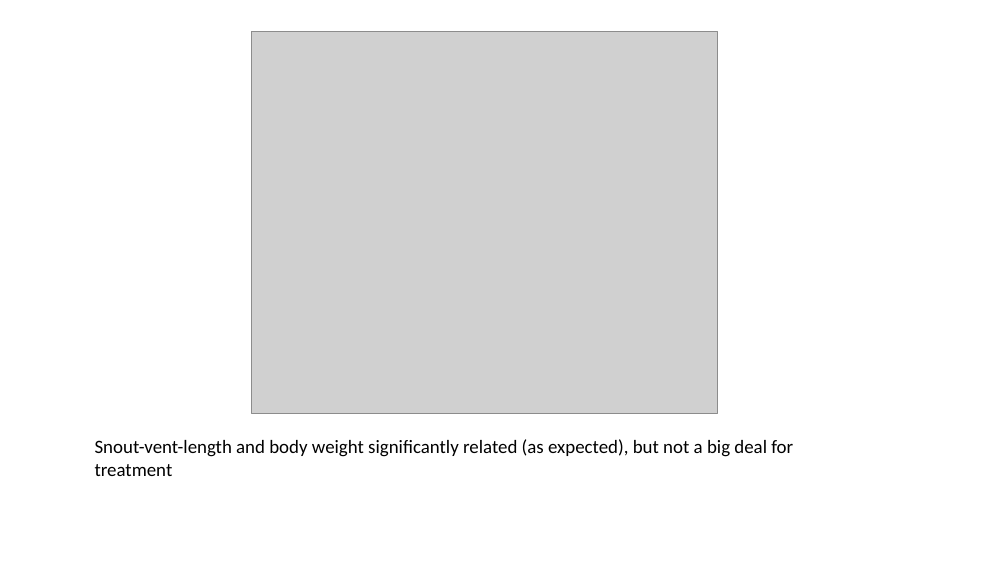
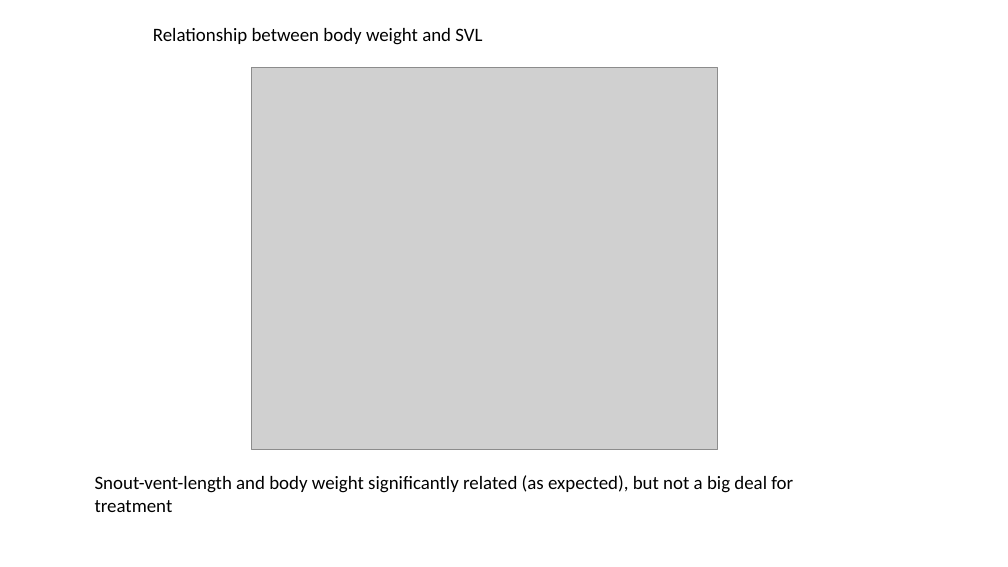
Before and after one commit to amphibian-exeff/vanmeter_salamander_exposures, a slide deck: slide 5 of pptx/vanmeter_salamander_exposures.pptx. Drawn at 1008x567 pixels with LibreOffice and Linux fonts; fonts in the diff are those of the drawing; grey boxes stand for pictures. Boxes give left, top, right and bottom in pixels: in the first picture for what was removed or moved away, otherwise in the second. Text is boxed around its words. In the diff, an @@ line names an element or a change of style, - is before the commit and + after.

```diff
--- a/pptx/vanmeter_salamander_exposures.pptx
+++ b/pptx/vanmeter_salamander_exposures.pptx
@@ text added at (x1=153, y1=28, x2=482, y2=45), 18 pt, text #000000 @@
+Relationship between body weight and SVL
@@ picture moved from (x1=252, y1=32, x2=718, y2=414) to (x1=252, y1=67, x2=718, y2=449) @@
@@ text "Snout-vent-length and body weight significantly ..." moved from (x1=95, y1=439, x2=793, y2=476) to (x1=95, y1=475, x2=793, y2=512) @@
```
Also in this commit, not shown: 13 other slides changed, 9 slides added, 1 slide removed, 3 other files.
